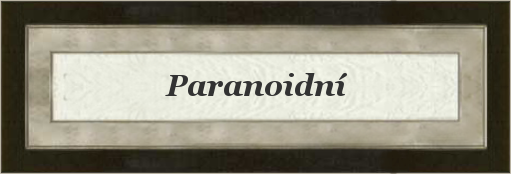
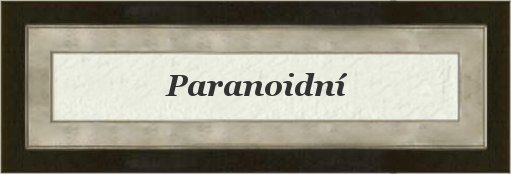
Layered file, before and after one edit (511 × 174). Changes by layer:
painted on "Card" over [30, 33, 488, 141]
